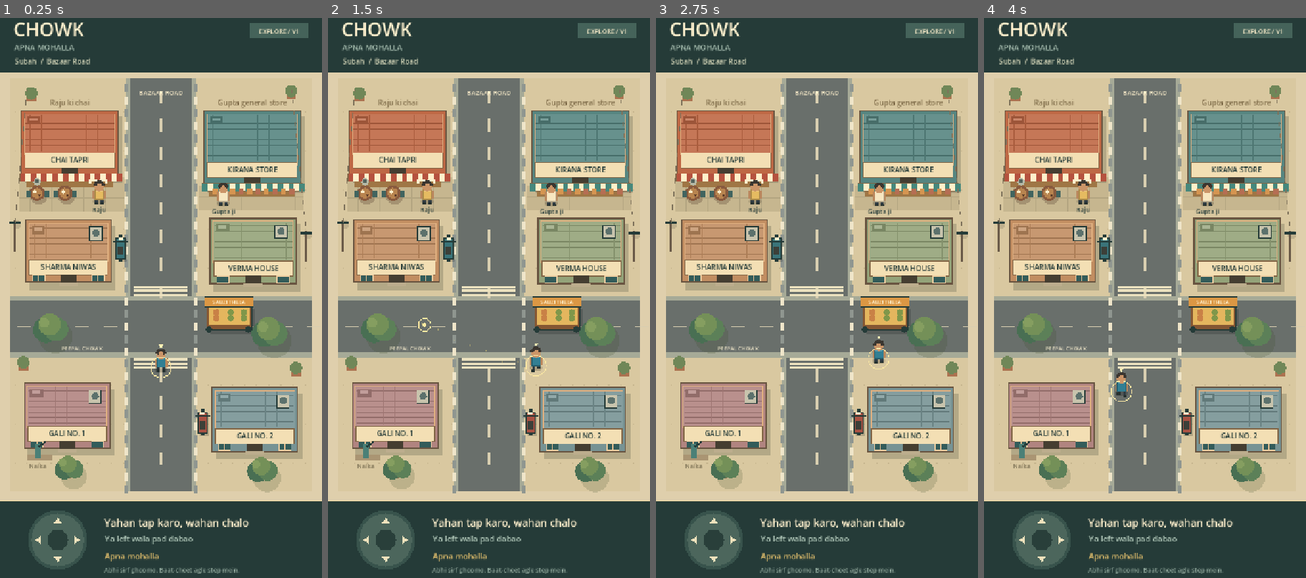
Above: before the commit, frames 1-4 (left to right).
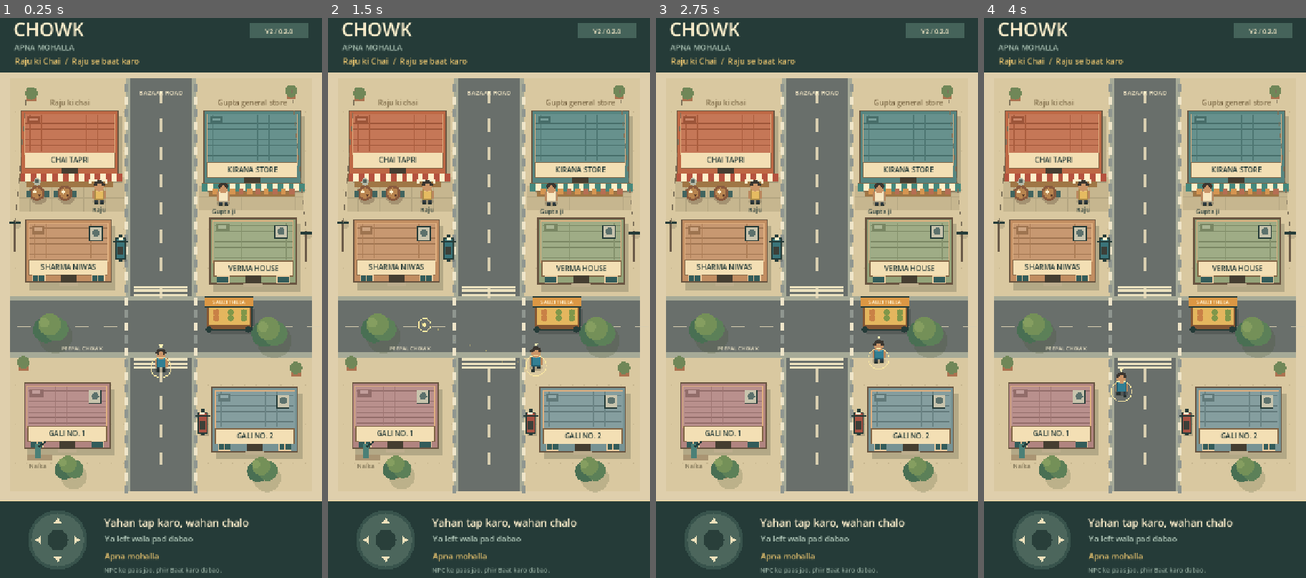
Above: after the commit, the same moments.

Repository: sharma11ji/chowk-game
Game: Godot game, scene res://town.tscn
The game is run twice, just before and just after one commit, with the same random seed, the same clock (stepped at 60 frames per second) and the same inputs.
Inputs (mouse positions are in pixels of both pictures, inside the frame that each line leads up to):
- Up to frame 1 (0.25 s): no input
- Up to frame 2 (1.5 s): tap Enter at 0.5 s; move the mouse to (559, 270) at 0.52 s; hold D 0.53-1.25 s; click (559, 270) at 0.67 s; drag from (424, 326) to (472, 410) at 1.27 s
- Up to frame 3 (2.75 s): move the mouse to (849, 169) at 2.02 s; hold D from 2.03 s (still down); click (849, 169) at 2.17 s
- Up to frame 4 (4 s): release D at 2.75 s; drag from (1128, 410) to (1048, 208) at 2.77 s; move the mouse to (1241, 382) at 3.52 s; hold A from 3.53 s (still down); click (1241, 382) at 3.67 s

The runs differ from the first frame. In frame 1, 0.6% of the frame differs, in the area x 4-93%, y 1-100%; in frame 2, 0.6%; in frame 3, 0.6%; in frame 4, 0.6%.

Commit message:
Update town.gd for CHOWK v2 mission

Diff:
--- a/town.gd
+++ b/town.gd
@@ -19,6 +19,18 @@
 var moving := false
 var facing := Vector2.DOWN
 var nearby := "Apna mohalla"
+enum MissionState {NOT_STARTED, NEED_MILK, CARRYING_MILK, COMPLETE}
+var mission_state := MissionState.NOT_STARTED
+var has_milk := false
+var nearby_npcs: Array[int] = []
+var talk_button: Button
+var dialogue_panel: Panel
+var dialogue_text: Label
+var dialogue_speaker: Label
+var dialogue_hint: Label
+var close_button: Button
+var dialogue_open := false
+var mission_areas: Array[Area2D] = []
 var buildings: Array[Dictionary] = [
  {"rect":Rect2(48,226,216,144),"name":"CHAI TAPRI","sub":"Raju ki chai","color":Color("be6845"),"kind":"chai"},
  {"rect":Rect2(456,226,216,166),"name":"KIRANA STORE","sub":"Gupta general store","color":Color("568580"),"kind":"store"},
@@ -40,6 +52,7 @@
  player.add_child(col)
  add_child(player)
  player.position = Vector2(360,790)
+ setup_mission()
  for b in buildings:
   add_obstacle(b.rect)
  # Solid tree trunks and cart, not just buildings.
@@ -67,6 +80,14 @@
   if arg == "--pose=chai": player.position = Vector2(257,427)
   if arg == "--pose=kirana": player.position = Vector2(445,424)
  queue_redraw()
+ var preview := ""
+ var capture_file := ""
+ for arg in OS.get_cmdline_user_args():
+  if arg.begins_with("--mission-preview="): preview=arg.substr(18)
+  if arg.begins_with("--capture="): capture_file=arg.substr(10)
+ if not preview.is_empty():
+  mission_preview.call_deferred(preview,capture_file)
+  return
  for arg in OS.get_cmdline_user_args():
   if arg.begins_with("--capture="):
    capture.call_deferred(arg.substr(10))
@@ -91,6 +112,7 @@
  get_tree().quit()
 
 func request_move(p: Vector2) -> bool:
+ if dialogue_open: return false
  if not WORLD.grow(-13).has_point(p): return false
  var goal := Vector2i(floor(p.x/CELL),floor(p.y/CELL))
  var start := Vector2i(floor(player.position.x/CELL),floor(player.position.y/CELL))
@@ -102,6 +124,7 @@
  return true
 
 func _unhandled_input(event: InputEvent) -> void:
+ if dialogue_open: return
  if event is InputEventScreenTouch:
   if event.pressed:
    if event.position.y > 1100:
@@ -130,6 +153,12 @@
  has_target = false
 
 func _physics_process(delta: float) -> void:
+ update_talk_button()
+ if dialogue_open:
+  player.velocity=Vector2.ZERO
+  moving=false
+  queue_redraw()
+  return
  var dir := pad_dir
  var keys := Vector2(float(Input.is_physical_key_pressed(KEY_D) or Input.is_physical_key_pressed(KEY_RIGHT))-float(Inpu …(249 unchanged characters)…
  if not keys.is_zero_approx():
@@ -329,8 +358,8 @@
  label("CHOWK",Vector2(30,60),42,CREAM)
  label("APNA MOHALLA",Vector2(32,91),17,Color("a7beb0"))
  box(Rect2(558,31,132,33),Color("45635a"))
- center("EXPLORE / V1",Vector2(624,54),14,CREAM)
- label("Subah  /  Bazaar Road",Vector2(33,122),16,Color("d3d5b8"))
+ center("V2 / 0.2.0",Vector2(624,54),14,CREAM)
+ label(mission_objective(),Vector2(33,122),18,Color("e5c16d"))
  # bottom controls stay outside the playable area
  box(Rect2(0,1096,720,184),INK)
  line(Vector2(0,1096),Vector2(720,1096),Color("f1dba5"),3)
@@ -344,4 +373,181 @@
  label("Yahan tap karo, wahan chalo",Vector2(233,1154),23,CREAM)
  label("Ya left wala pad dabao",Vector2(234,1188),18,Color("afc6b7"))
  label(nearby,Vector2(234,1227),18,Color("e5c16d"))
- label("Abhi sirf ghoomo. Baat-cheet agle step mein.",Vector2(233,1256),14,Color("93aa9e"))
+ label("NPC ke paas jao, phir Baat karo dabao.",Vector2(233,1256),14,Color("93aa9e"))
+
+
+func mission_objective() -> String:
+ match mission_state:
+  MissionState.NOT_STARTED: return "Raju ki Chai  /  Raju se baat karo"
+  MissionState.NEED_MILK: return "Raju ki Chai  /  Gupta ji se doodh lao"
+  MissionState.CARRYING_MILK: return "Raju ki Chai  /  Doodh Raju ko do"
+  _: return "Raju ki Chai  /  Mission poora! Chai mil gayi."
+
+func ui_style(bg: Color,border: Color=Color.TRANSPARENT) -> StyleBoxFlat:
+ var style := StyleBoxFlat.new()
+ style.bg_color=bg
+ style.border_color=border
+ style.set_border_width_all(2 if border.a > 0 else 0)
+ style.set_corner_radius_all(16)
+ return style
+
+func styled_button(text: String,pos: Vector2,size: Vector2) -> Button:
+ var button := Button.new()
+ button.text=text
+ button.position=pos
+ button.size=size
+ button.add_theme_font_size_override("font_size",26)
+ button.add_theme_color_override("font_color",CREAM)
+ button.add_theme_color_override("font_pressed_color",CREAM)
+ button.add_theme_color_override("font_hover_color",CREAM)
+ button.add_theme_stylebox_override("normal",ui_style(Color("496f60"),Color("aac3a3")))
+ button.add_theme_stylebox_override("pressed",ui_style(Color("304c42"),CREAM))
+ button.add_theme_stylebox_override("hover",ui_style(Color("597d69"),CREAM))
+ button.focus_mode=Control.FOCUS_NONE
+ return button
+
+func setup_mission() -> void:
+ for i in range(npcs.size()):
+  var area := Area2D.new()
+  area.name="RajuProximity" if i==0 else "GuptaProximity"
+  area.position=npcs[i].pos
+  area.collision_layer=0
+  area.collision_mask=1
+  var collision := CollisionShape2D.new()
+  var circle := CircleShape2D.new()
+  circle.radius=65
+  collision.shape=circle
+  area.add_child(collision)
+  area.body_entered.connect(on_npc_enter.bind(i))
+  area.body_exited.connect(on_npc_exit.bind(i))
+  add_child(area)
+  mission_areas.append(area)
+ var layer := CanvasLayer.new()
+ layer.name="MissionUI"
+ add_child(layer)
+ talk_button=styled_button("Baat karo",Vector2(384,987),Vector2(300,78))
+ layer.add_child(talk_button)
+ talk_button.pressed.connect(talk_to_nearest)
+ talk_button.hide()
+ dialogue_panel=Panel.new()
+ dialogue_panel.name="DialoguePanel"
+ dialogue_panel.position=Vector2(24,857)
+ dialogue_panel.size=Vector2(672,409)
+ dialogue_panel.add_theme_stylebox_override("panel",ui_style(INK,Color("e5c16d")))
+ layer.add_child(dialogue_panel)
+ dialogue_speaker=Label.new()
+ dialogue_speaker.position=Vector2(26,20)
+ dialogue_speaker.size=Vector2(610,42)
+ dialogue_speaker.add_theme_font_size_override("font_size",29)
+ dialogue_speaker.add_theme_color_override("font_color",Color("e5c16d"))
+ dialogue_panel.add_child(dialogue_speaker)
+ dialogue_text=Label.new()
+ dialogue_text.position=Vector2(26,79)
+ dialogue_text.size=Vector2(614,137)
+ dialogue_text.autowrap_mode=TextServer.AUTOWRAP_WORD_SMART
+ dialogue_text.add_theme_font_size_override("font_size",29)
+ dialogue_text.add_theme_color_override("font_color",CREAM)
+ dialogue_panel.add_child(dialogue_text)
+ dialogue_hint=Label.new()
+ dialogue_hint.position=Vector2(26,233)
+ dialogue_hint.size=Vector2(614,48)
+ dialogue_hint.add_theme_font_size_override("font_size",21)
+ dialogue_hint.add_theme_color_override("font_color",Color("afc6b7"))
+ dialogue_panel.add_child(dialogue_hint)
+ close_button=styled_button("Theek hai",Vector2(26,303),Vector2(620,78))
+ dialogue_panel.add_child(close_button)
+ close_button.pressed.connect(close_dialogue)
+ dialogue_panel.hide()
+
+func on_npc_enter(body: Node2D,index: int) -> void:
+ if body==player and not nearby_npcs.has(index): nearby_npcs.append(index)
+ update_talk_button()
+func on_npc_exit(body: Node2D,index: int) -> void:
+ if body==player: nearby_npcs.erase(index)
+ update_talk_button()
+func nearest_npc() -> int:
+ var found := -1
+ var best := INF
+ for i in nearby_npcs:
+  var distance: float=player.position.distance_squared_to(npcs[i].pos)
+  if distance<best:
+   best=distance
+   found=i
+ return found
+func update_talk_button() -> void:
+ if not is_instance_valid(talk_button): return
+ var index := nearest_npc()
+ talk_button.visible=index>=0 and not dialogue_open
+ if index>=0: talk_button.text="Baat karo: "+str(npcs[index].name)
+func talk_to_nearest() -> void:
+ if dialogue_open: return
+ var index := nearest_npc()
+ if index<0: return
+ var text := ""
+ var hint := ""
+ if index==0:
+  match mission_state:
+   MissionState.NOT_STARTED:
+    mission_state=MissionState.NEED_MILK
+    text="Bhai, doodh khatam ho gaya hai. Gupta ji ki dukaan se ek packet la doge?"
+    hint="Mission shuru: Gupta ji se doodh lao."
+   MissionState.NEED_MILK:
+    text="Bhai, Gupta ji ki dukaan se ek packet doodh le aao. Main yahin hoon."
+    hint="Abhi doodh nahi mila. Gupta ji se baat karo."
+   MissionState.CARRYING_MILK:
+    if not has_milk: return
+    has_milk=false
+    mission_state=MissionState.COMPLETE
+    text="Shukriya bhai! Ye lo tumhari garma-garam chai."
+    hint="Mission poora! Inaam: garma-garam chai."
+   MissionState.COMPLETE:
+    text="Chai kaisi lagi, bhai? Aaram se mohalla ghoomo!"
+    hint="Raju ki Chai: poora ho chuka hai."
+ else:
+  match mission_state:
+   MissionState.NOT_STARTED:
+    text="Namaste bhai! Raju ki tapri par jao, shayad unhe tumhari madad chahiye."
+    hint="Pehle Raju se baat karo."
+   MissionState.NEED_MILK:
+    has_milk=true
+    mission_state=MissionState.CARRYING_MILK
+    text="Raju ne bheja hai? Ye lo doodh ka packet."
+    hint="Doodh ka packet mila. Ab Raju ke paas jao."
+   MissionState.CARRYING_MILK:
+    text="Doodh ka packet tumhare paas hai. Raju ko de aao."
+    hint="Bag mein: doodh ka 1 packet."
+   MissionState.COMPLETE:
+    text="Raju ko doodh mil gaya? Badhiya! Phir aana, bhai."
+    hint="Raju ki Chai: poora ho chuka hai."
+ path.clear()
+ has_target=false
+ pad_dir=Vector2.ZERO
+ pad_touch=-1
+ player.velocity=Vector2.ZERO
+ dialogue_open=true
+ dialogue_speaker.text=str(npcs[index].name)+"  /  Raju ki Chai"
+ dialogue_text.text=text
+ dialogue_hint.text=hint
+ close_button.text="Chai mil gayi!" if mission_state==MissionState.COMPLETE and index==0 else "Theek hai"
+ dialogue_panel.show()
+ update_talk_button()
+func close_dialogue() -> void:
+ dialogue_open=false
+ dialogue_panel.hide()
+ update_talk_button()
+
+func mission_preview(stage: String,filename: String) -> void:
+ player.position=Vector2(257,427)
+ for i in range(4): await get_tree().physics_frame
+ if stage!="talk": talk_to_nearest()
+ if stage in ["gupta","complete"]:
+  close_dialogue()
+  player.position=Vector2(445,424)
+  for i in range(4): await get_tree().physics_frame
+  talk_to_nearest()
+ if stage=="complete":
+  close_dialogue()
+  player.position=Vector2(257,427)
+  for i in range(4): await get_tree().physics_frame
+  talk_to_nearest()
+ if not filename.is_empty(): await capture(filename)
